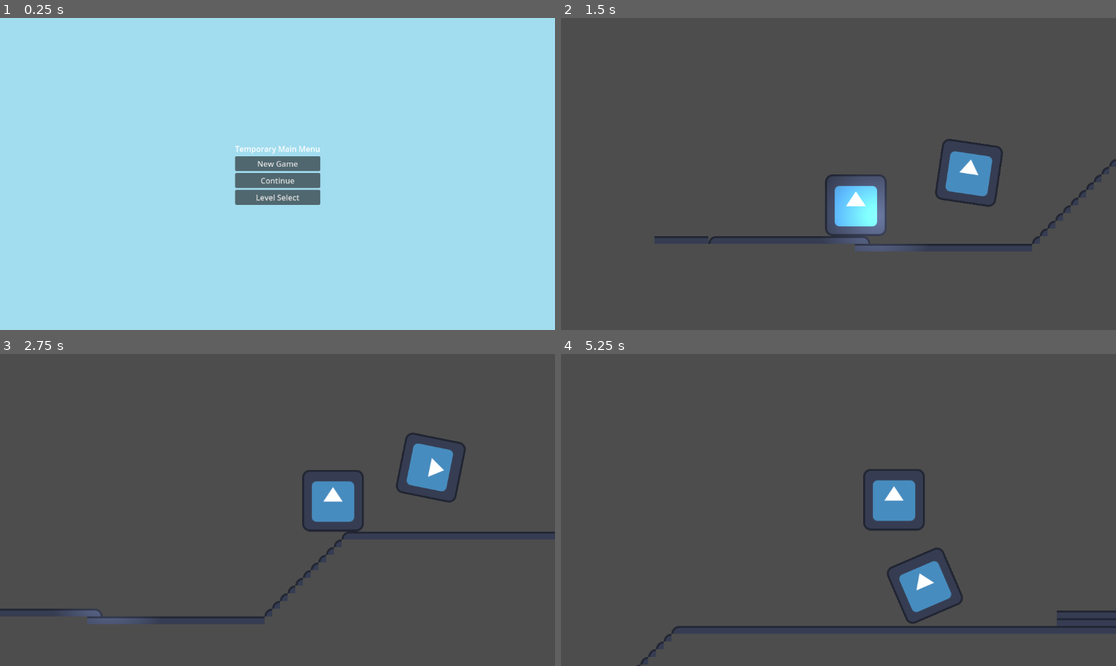
Above: before the commit, frames 1-4 (two rows, left to right).
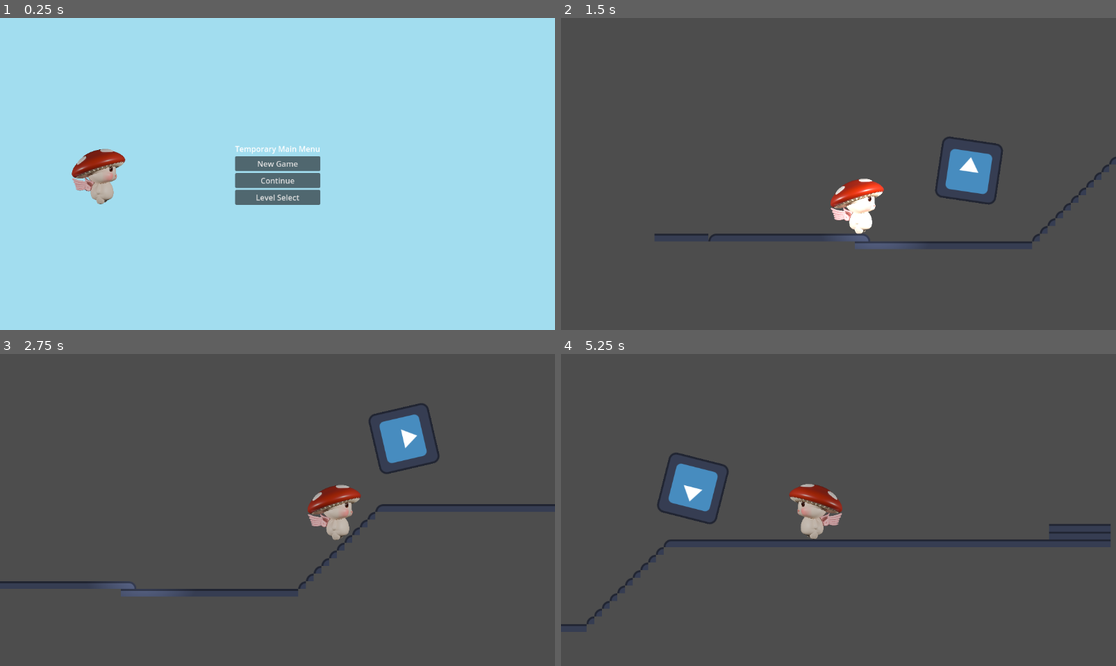
Above: after the commit, the same moments.

Repository: dustngroh/CapstoneProject
Game: Godot game, scene res://scenes/main/MainMenu.tscn
Same seed, same stepped clock (60 frames per second), same inputs: the game is played once before the commit and once after it. The engine's default icon, where the game draws it, is replaced by a stand-in: a white triangle on a blue panel in a dark square.
Inputs:
- Up to frame 1 (0.25 s): no input
- Up to frame 2 (1.5 s): click "New Game" at 0.5 s; hold Right (walk_right) from 1.28 s (still down)
- Up to frame 3 (2.75 s): keep holding Right (walk_right); tap Space (jump) at 1.52, 2.27 s
- Up to frame 4 (5.25 s): release Right (walk_right) at 2.78 s; hold Left (walk_left) 2.78-3.53 s; hold Right (walk_right) 3.53-5.03 s; tap Space (jump) at 3.77, 4.52 s; hold Left (walk_left) from 5.03 s (still down)

The runs differ from the first frame. In frame 1, 1.1% of the frame differs, in the area x 12-23%, y 41-60%; in frame 2, 3.4%; in frame 3, 5.8%; in frame 4, 6.6%, in the area x 0-100%, y 31-100%.

Commit message:
Add basic image to character model

Diff:
--- a/run-game/entities/characters/player/character_body_2d.gd
+++ b/run-game/entities/characters/player/character_body_2d.gd
@@ -38,6 +38,8 @@
 	else:
 		velocity.x = lerp(velocity.x, 0.0, friction)
 
+	$Sprite2D.flip_h = velocity.x < 0
+
 	move_and_slide()
 	if Input.is_action_just_pressed("jump") and is_on_floor():
 		velocity.y = jump_speed
--- a/run-game/entities/characters/player/character_body_2d.tscn
+++ b/run-game/entities/characters/player/character_body_2d.tscn
@@ -1,17 +1,18 @@
 [gd_scene load_steps=3 format=3 uid="uid://bh68ke5pd617u"]
 
 [ext_resource type="Script" path="res://entities/characters/player/character_body_2d.gd" id="1_ll5kr"]
-[ext_resource type="Texture2D" uid="uid://c1080on1m3e5n" path="res://assets/icon.svg" id="2_y4rd1"]
+[ext_resource type="Texture2D" uid="uid://drjo7l3oubjxa" path="res://assets/character/mushroom_character_side.png" id="2_yeftb"]
 
 [node name="CharacterBody2D" type="CharacterBody2D" groups=["player"]]
 script = ExtResource("1_ll5kr")
 
 [node name="Sprite2D" type="Sprite2D" parent="."]
-texture = ExtResource("2_y4rd1")
+scale = Vector2(0.15, 0.15)
+texture = ExtResource("2_yeftb")
 
 [node name="Camera2D" type="Camera2D" parent="."]
 drag_horizontal_enabled = true
 drag_vertical_enabled = true
 
 [node name="CollisionPolygon2D" type="CollisionPolygon2D" parent="."]
-polygon = PackedVector2Array(59.1, -64, -59, -64, -63.8, -59, -64, 61, -60.3, 64, 59.6, 64, 63.9, 59, 64, -61.1)
+polygon = PackedVector2Array(34, -55, -19, -52, -54, -9, -47, 31, -10, 58, 29, 60, 37, 37, 60, -33)
--- a/run-game/scenes/main/MainMenu.tscn
+++ b/run-game/scenes/main/MainMenu.tscn
@@ -1,6 +1,7 @@
-[gd_scene load_steps=2 format=3 uid="uid://dlxl0dsaj7hws"]
+[gd_scene load_steps=3 format=3 uid="uid://dlxl0dsaj7hws"]
 
 [ext_resource type="Script" path="res://scenes/main/main_menu.gd" id="1_otjms"]
+[ext_resource type="PackedScene" uid="uid://bh68ke5pd617u" path="res://entities/characters/player/character_body_2d.tscn" id="2_01mn5"]
 
 [node name="MainMenu" type="Control"]
 layout_mode = 3
@@ -51,6 +52,9 @@
 layout_mode = 2
 text = "Level Select"
 
+[node name="CharacterBody2D" parent="." instance=ExtResource("2_01mn5")]
+position = Vector2(202, 327)
+
 [connection signal="pressed" from="VBoxContainer/NewGameButton" to="." method="_on_new_game_button_pressed"]
 [connection signal="pressed" from="VBoxContainer/ContinueButton" to="." method="_on_continue_button_pressed"]
 [connection signal="pressed" from="VBoxContainer/LevelSelectButton" to="." method="_on_level_select_button_pressed"]
--- a/run-game/scenes/main/main_menu.gd
+++ b/run-game/scenes/main/main_menu.gd
@@ -3,7 +3,8 @@
 
 # Called when the node enters the scene tree for the first time.
 func _ready() -> void:
-	pass # Replace with function body.
+	$CharacterBody2D/Camera2D.enabled = false
+	$CharacterBody2D.gravity = 0
 
 
 # Called every frame. 'delta' is the elapsed time since the previous frame.
Binary file added: run-game/assets/character/mushroom_character_side.png
Not shown, added: run-game/assets/character/mushroom_character_side.png.import
